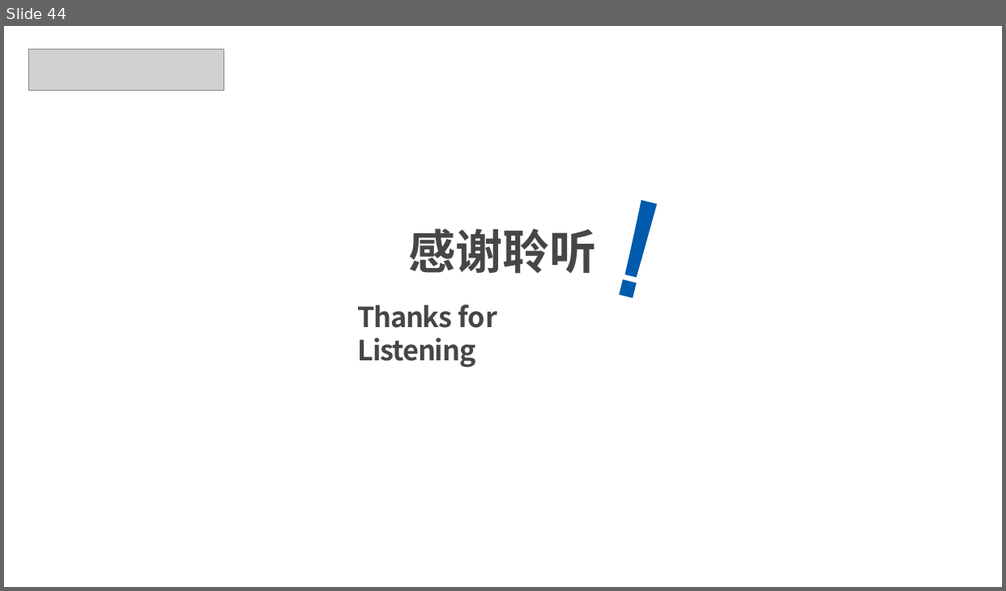
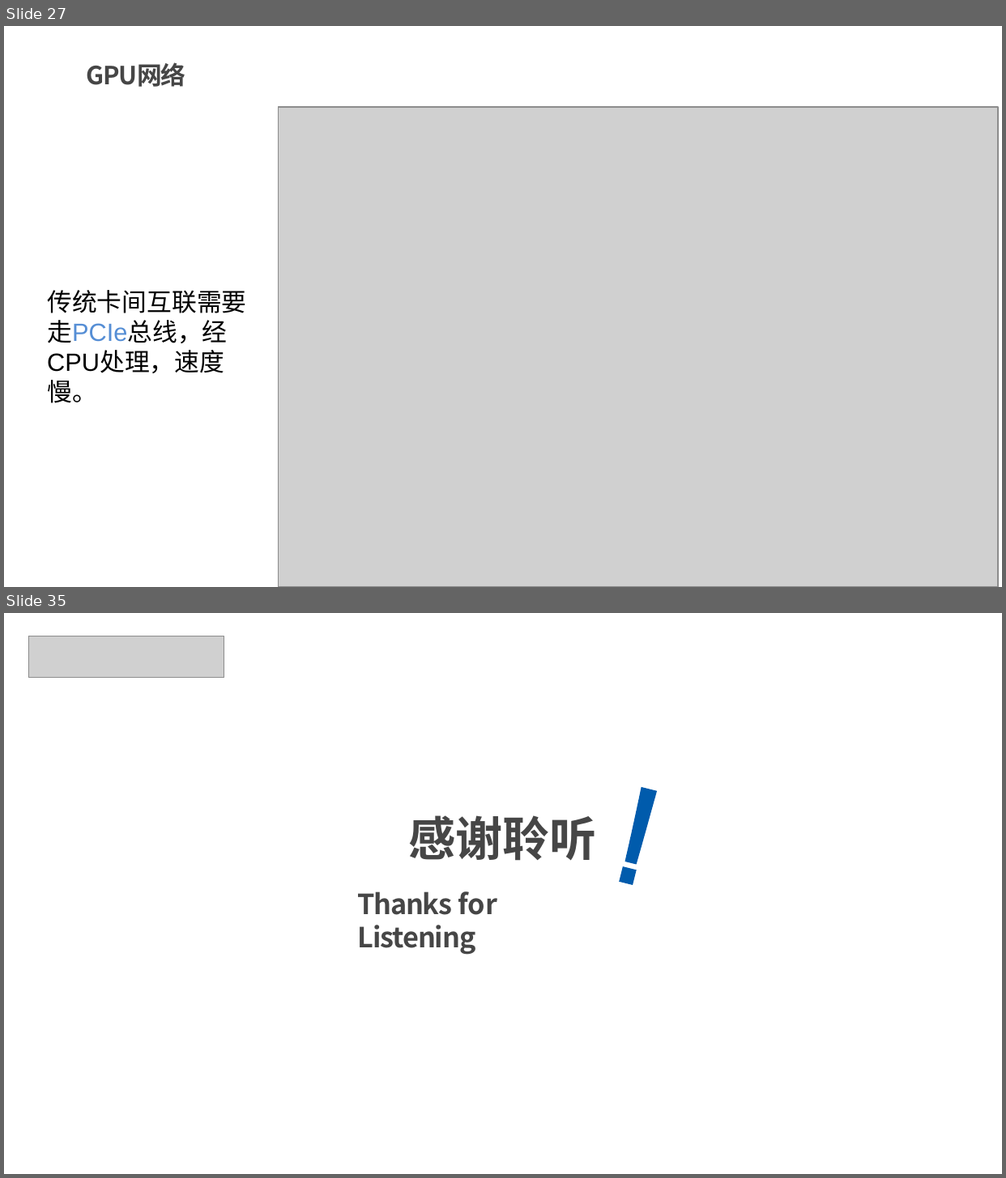
Before and after one commit to xws117/Bilibili-tutorial, a slide deck: 3-CUDA C编程及GPU基本知识.pptx. Shown one above the other, each under a label of ours: slide 44 before the commit, slides 27 and 35 after it; the slides between them are not shown. The pictures are 1006x591 and 1006x1178 pixels, drawn with LibreOffice and Linux fonts; fonts in the diff are those of the drawing; grey boxes stand for pictures; background and template pictures are left out. Boxes give left, top, right and bottom in pixels: in the first picture for what was removed or moved away, otherwise in the second. Text is boxed around its words. In the diff, an @@ line names an element or a change of style, - is before the commit and + after.

```diff
--- a/3-CUDA C编程及GPU基本知识.pptx
+++ b/3-CUDA C编程及GPU基本知识.pptx
@@ slide 27 added at <box>4,26,1002,587</box>, background #FFFFFF @@
@@ title added at <box>87,62,186,87</box>, 18 pt, text #464646, bold @@
+GPU网络
@@ picture added at <box>279,107,998,587</box> @@
@@ text added at <box>47,290,246,403</box>, 18 pt, text #000000 @@
+传统卡间互联需要走PCIe总线，经CPU处理，速度慢。
@@ what was slide 44 is now slide 35 @@
```
Also in this commit, not shown: 8 slides changed, 15 other slides added, 25 slides removed.
